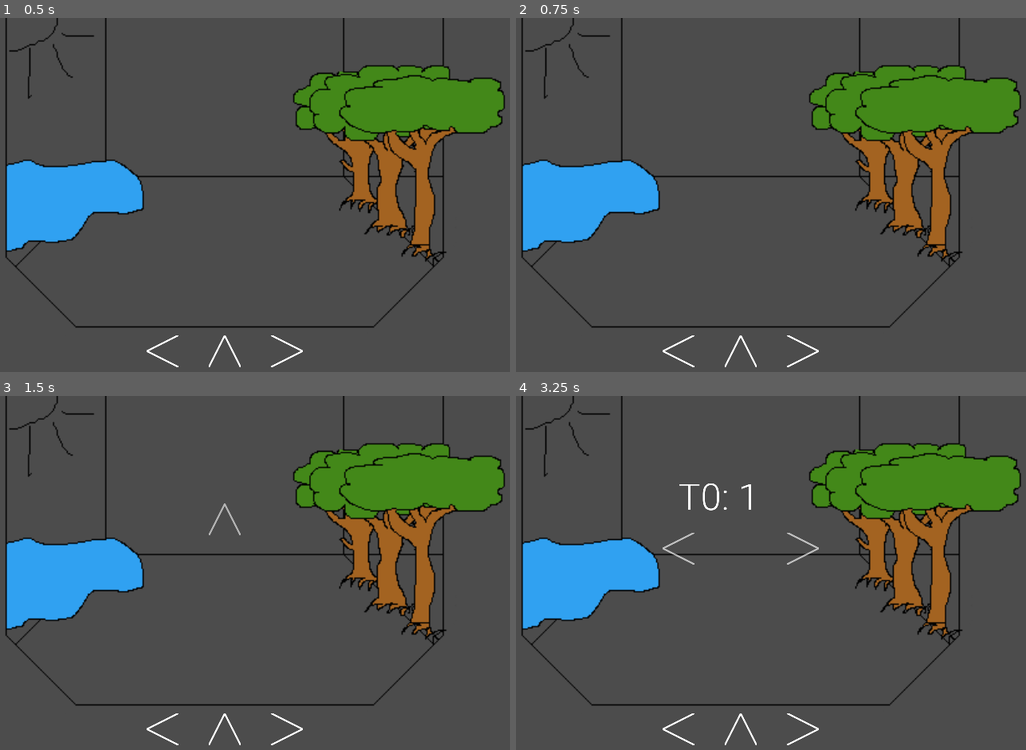
Above: before the commit, frames 1-4 (two rows, left to right).
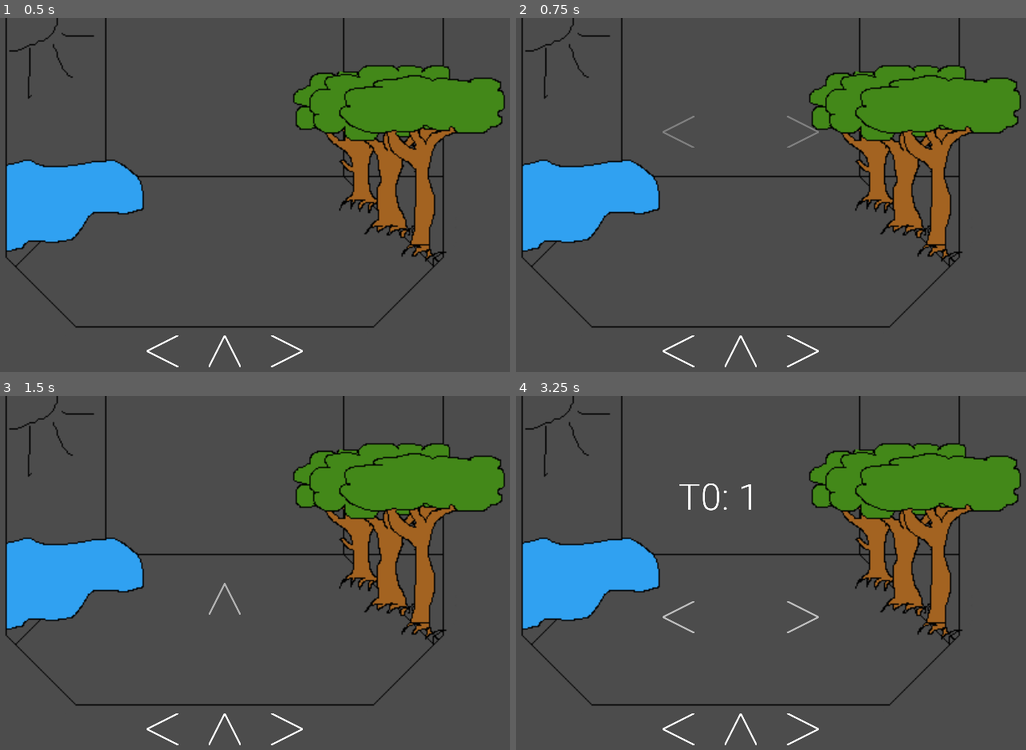
Above: after the commit, the same moments.

Repository: Sntx626/GameJam5
Game: Godot game, scene res://Scenes/MainScene.tscn
The game is run twice, just before and just after one commit, with the same random seed, the same clock (stepped at 60 frames per second) and the same inputs.
Inputs:
- Up to frame 1 (0.5 s): no input
- Up to frame 2 (0.75 s): tap Enter at 0.5 s; hold Right (A_right) from 0.53 s (still down)
- Up to frame 3 (1.5 s): release Right (A_right) at 1.28 s; hold Left (A_left) from 1.28 s (still down)
- Up to frame 4 (3.25 s): release Left (A_left) at 2.03 s; hold Right (A_right) 2.03-2.78 s; hold Up (A_up) from 2.78 s (still down)

Frame 1 is identical in both runs. In frame 2, 0.1% of the frame differs, in the area x 28-60%, y 27-37%; in frame 3, 0.1%; in frame 4, 0.3%, in the area x 28-60%, y 38-67%.

Commit message:
I dont know

Diff:
--- a/Scenes/UI.gd
+++ b/Scenes/UI.gd
@@ -1,12 +1,12 @@
 extends Node2D
-var templateUp =    ". .."
-var templateRight = " .  "
-var templateLeft =  " .  "
+var templateUp =    ".   . . .   . .."
+var templateRight = "  .       .     "
+var templateLeft =  "  .       .     "
 
-var bpm = 104;
+var bpm = 52*4;
 
 var frequenz = 60000/bpm;
-var showTime = frequenz;
+var showTime = frequenz*2;
 
 var upP = false;
 var leftP = false;
@@ -31,7 +31,7 @@
 		instance.scale = parent.scale;
 		instance.rotation_degrees = parent.rotation_degrees;
 		instance.set("time", showTime)
-		instance.set("start_pos", Vector2(endPos.x, endPos.y - 400))
+		instance.set("start_pos", Vector2(endPos.x, endPos.y - 248))
 		instance.set("end_pos", Vector2(endPos.x, endPos.y))
 		list.append(instance);
 		add_child(instance);
